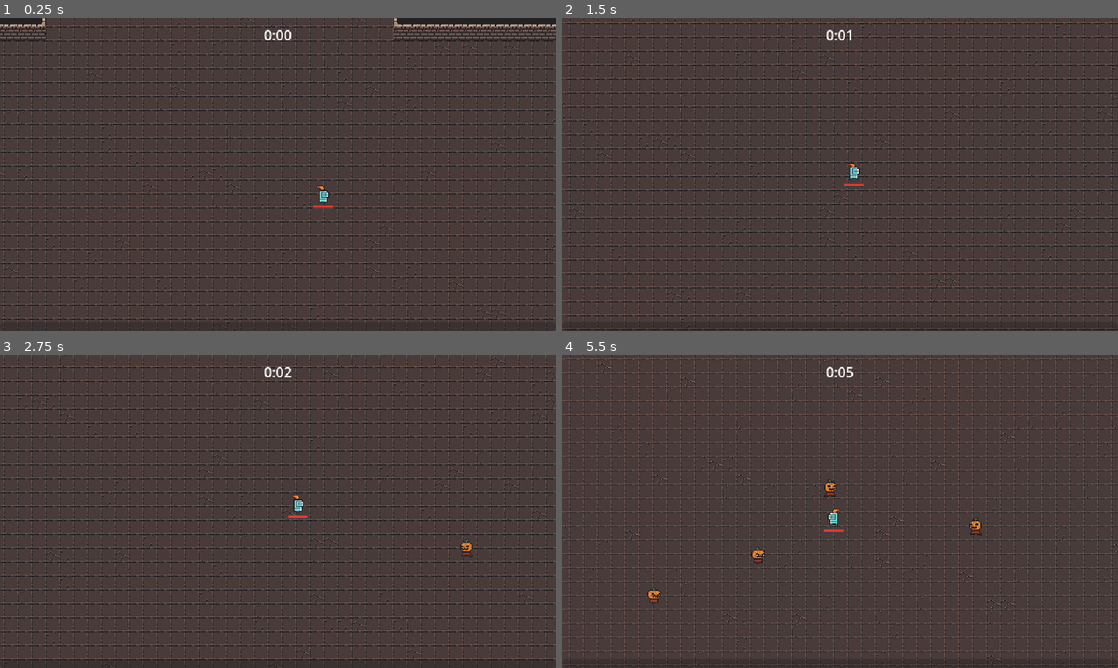
Above: before the commit, frames 1-4 (two rows, left to right).
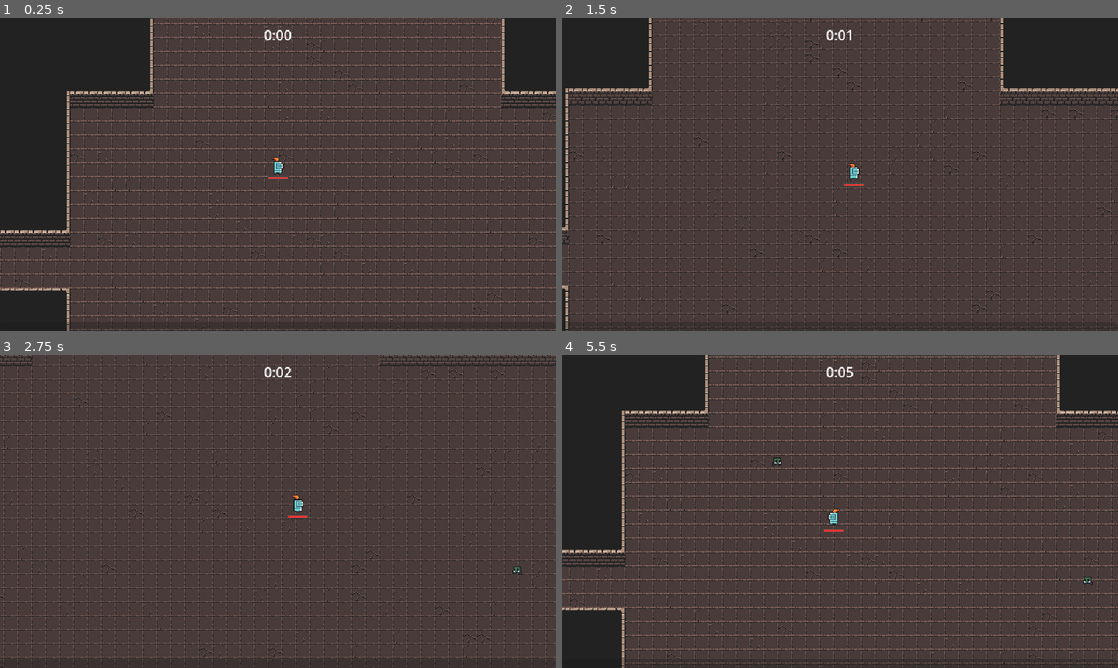
Above: after the commit, the same moments.

Repository: cqbMatroskin/2D-Top-Down
Game: Godot game, scene res://scene/level/level.tscn
Two runs of this game, one before a commit and one after it. Both use one fixed random seed, a clock stepped at 60 frames per second and the inputs below.
Inputs (mouse positions are in pixels of both pictures, inside the frame that each line leads up to):
- Up to frame 1 (0.25 s): no input
- Up to frame 2 (1.5 s): move the mouse to (962, 158) at 0.52 s; press the mouse at (962, 158) at 0.53 s; hold D (move_right) 0.53-1.28 s; move the mouse to (728, 190) at 1.27 s; release the mouse at (728, 190) at 1.28 s; hold S (move_down) from 1.28 s (still down); click (728, 190) at 1.35 s
- Up to frame 3 (2.75 s): move the mouse to (333, 442) at 2.02 s; release S (move_down) at 2.03 s; press the mouse at (333, 442) at 2.03 s; hold D (move_right) from 2.03 s (still down)
- Up to frame 4 (5.5 s): move the mouse to (812, 574) at 2.77 s; release D (move_right) at 2.78 s; release the mouse at (812, 574) at 2.78 s; hold W (move_up) 2.78-3.53 s; click (812, 574) at 2.85 s; move the mouse to (1006, 558) at 3.52 s; press the mouse at (1006, 558) at 3.53 s; hold A (move_left) 3.53-5.03 s; move the mouse to (673, 464) at 4.27 s; release the mouse at (673, 464) at 4.28 s; click (673, 464) at 4.35 s; move the mouse to (867, 511) at 5.02 s; press the mouse at (867, 511) at 5.03 s; hold S (move_down) from 5.03 s (still down)

The runs differ from the first frame. In frame 1, 44% of the frame differs, in the area x 0-100%, y 0-100%; in frame 2, 34%; in frame 3, 23%; in frame 4, 35%.

Commit message:
Добавлен новый моб Гоблин, движение вынесено в компонент

Diff:
--- a/scene/components/death_component.gd
+++ b/scene/components/death_component.gd
@@ -2,3 +2,4 @@
 class_name DeathComp
 
 @onready var gpu_particles_2d: GPUParticles2D = %GPUParticles2D
+@onready var sprite_offset: Node2D = $SpriteOffset
--- a/scene/components/death_component.tscn
+++ b/scene/components/death_component.tscn
@@ -7,7 +7,7 @@
 tracks/0/type = "value"
 tracks/0/imported = false
 tracks/0/enabled = true
-tracks/0/path = NodePath("Node2D/GPUParticles2D:emitting")
+tracks/0/path = NodePath("SpriteOffset/GPUParticles2D:emitting")
 tracks/0/interp = 1
 tracks/0/loop_wrap = true
 tracks/0/keys = {
@@ -23,7 +23,7 @@
 tracks/0/type = "value"
 tracks/0/imported = false
 tracks/0/enabled = true
-tracks/0/path = NodePath("Node2D/GPUParticles2D:emitting")
+tracks/0/path = NodePath("SpriteOffset/GPUParticles2D:emitting")
 tracks/0/interp = 1
 tracks/0/loop_wrap = true
 tracks/0/keys = {
@@ -78,10 +78,9 @@
 libraries/ = SubResource("AnimationLibrary_axulq")
 autoplay = &"death"
 
-[node name="Node2D" type="Node2D" parent="." unique_id=713549584]
-position = Vector2(0, -12)
+[node name="SpriteOffset" type="Node2D" parent="." unique_id=713549584]
 
-[node name="GPUParticles2D" type="GPUParticles2D" parent="Node2D" unique_id=499681967]
+[node name="GPUParticles2D" type="GPUParticles2D" parent="SpriteOffset" unique_id=499681967]
 unique_name_in_owner = true
 emitting = false
 amount = 1
--- /dev/null
+++ b/scene/components/movement_component.gd
@@ -0,0 +1,28 @@
+extends Node
+class_name MovementComponent
+
+## Максимальная скорость движения моба (юнитов в секунду)
+@export var max_speed: int = 50
+## Коэффициент ускорения.
+## Чем больше значение — тем быстрее моб достигает Max Speed
+@export var acceleration: float = 5
+
+var current_velocity = Vector2.ZERO
+
+func move_to_player(mob: CharacterBody2D) -> void:
+	var direction: Vector2 = get_direction()
+	var velocity: Vector2 = accelerate_to_direction(direction)
+	mob.velocity = velocity
+	mob.move_and_slide()
+
+func get_direction() -> Vector2:
+	var mob: Node = owner as Node2D
+	var player: Node = get_tree().get_first_node_in_group("player") as Node2D
+	if player == null:
+		return Vector2.ZERO
+	return (player.global_position - mob.global_position).normalized()
+
+func accelerate_to_direction(direction: Vector2) -> Vector2:
+	var final_velocity: Vector2 = max_speed * direction
+	current_velocity = current_velocity.lerp(final_velocity, 1 - exp(-acceleration * get_process_delta_time()))
+	return current_velocity
--- /dev/null
+++ b/scene/components/movement_component.tscn
@@ -0,0 +1,6 @@
+[gd_scene format=3 uid="uid://bbkkvlbvhic8m"]
+
+[ext_resource type="Script" uid="uid://susosnifbwqo" path="res://scene/components/movement_component.gd" id="1_hrsiw"]
+
+[node name="MovementComponent" type="Node" unique_id=135614152]
+script = ExtResource("1_hrsiw")
--- /dev/null
+++ b/scene/game_objects/goblin/goblin.tscn
@@ -0,0 +1,103 @@
+[gd_scene format=3 uid="uid://ncxajfiqtlox"]
+
+[ext_resource type="Script" uid="uid://cj8wsthyo53bt" path="res://scene/game_objects/pumpkin_dude/pumpkin_dude.gd" id="1_jr04c"]
+[ext_resource type="PackedScene" uid="uid://dsf5r8p2jwca4" path="res://scene/components/death_component.tscn" id="2_df7ma"]
+[ext_resource type="Texture2D" uid="uid://6dicnv6uqptd" path="res://scene/game_objects/goblin/art/goblin_idle_anim_f0.png" id="3_jr04c"]
+[ext_resource type="PackedScene" uid="uid://dgdjpfevf6i1" path="res://scene/components/health_component.tscn" id="4_se60v"]
+[ext_resource type="PackedScene" uid="uid://bldwq2kh4je15" path="res://scene/components/exp_bottle_drop_component.tscn" id="5_6onfi"]
+[ext_resource type="PackedScene" uid="uid://b6gtnnm6de5or" path="res://scene/components/hurt_box_component.tscn" id="6_6bvge"]
+[ext_resource type="PackedScene" uid="uid://bbkkvlbvhic8m" path="res://scene/components/movement_component.tscn" id="6_df7ma"]
+[ext_resource type="Texture2D" uid="uid://cbuw42v7itn76" path="res://scene/game_objects/goblin/art/goblin_idle_anim_f1.png" id="7_df7ma"]
+[ext_resource type="Texture2D" uid="uid://btv1xf25m2wlv" path="res://scene/game_objects/goblin/art/goblin_idle_anim_f2.png" id="8_ra7gy"]
+[ext_resource type="Texture2D" uid="uid://dadtay86ruf8l" path="res://scene/game_objects/goblin/art/goblin_idle_anim_f3.png" id="9_se60v"]
+[ext_resource type="Texture2D" uid="uid://b3mcxu0qyly5g" path="res://scene/game_objects/goblin/art/goblin_run_anim_f0.png" id="10_6onfi"]
+[ext_resource type="Texture2D" uid="uid://ckw0jiryaloh5" path="res://scene/game_objects/goblin/art/goblin_run_anim_f1.png" id="11_6bvge"]
+[ext_resource type="Texture2D" uid="uid://wba2qs6u0ky3" path="res://scene/game_objects/goblin/art/goblin_run_anim_f2.png" id="12_wvx37"]
+[ext_resource type="Texture2D" uid="uid://qcd50qofwfyu" path="res://scene/game_objects/goblin/art/goblin_run_anim_f3.png" id="13_cu0c4"]
+
+[sub_resource type="CircleShape2D" id="CircleShape2D_5bs6e"]
+radius = 13.0
+
+[sub_resource type="SpriteFrames" id="SpriteFrames_pfntg"]
+animations = [{
+"frames": [{
+"duration": 1.0,
+"texture": ExtResource("3_jr04c")
+}, {
+"duration": 1.0,
+"texture": ExtResource("7_df7ma")
+}, {
+"duration": 1.0,
+"texture": ExtResource("8_ra7gy")
+}, {
+"duration": 1.0,
+"texture": ExtResource("9_se60v")
+}],
+"loop": true,
+"name": &"idle",
+"speed": 7.0
+}, {
+"frames": [{
+"duration": 1.0,
+"texture": ExtResource("10_6onfi")
+}, {
+"duration": 1.0,
+"texture": ExtResource("11_6bvge")
+}, {
+"duration": 1.0,
+"texture": ExtResource("12_wvx37")
+}, {
+"duration": 1.0,
+"texture": ExtResource("13_cu0c4")
+}],
+"loop": true,
+"name": &"run",
+"speed": 10.0
+}]
+
+[sub_resource type="CircleShape2D" id="CircleShape2D_ta4dj"]
+radius = 8.0
+
+[sub_resource type="CircleShape2D" id="CircleShape2D_jr04c"]
+radius = 6.0
+
+[node name="Goblin" type="CharacterBody2D" unique_id=2139793373 groups=["enemy"]]
+collision_layer = 4
+collision_mask = 5
+script = ExtResource("1_jr04c")
+death_scene = ExtResource("2_df7ma")
+death_sprite = ExtResource("3_jr04c")
+
+[node name="HealthComponent" parent="." unique_id=1005102060 instance=ExtResource("4_se60v")]
+max_health = 5
+
+[node name="ExpBottleDropComponent" parent="." unique_id=665201410 node_paths=PackedStringArray("health_component") instance=ExtResource("5_6onfi")]
+health_component = NodePath("../HealthComponent")
+
+[node name="MovementComponent" parent="." unique_id=135614152 instance=ExtResource("6_df7ma")]
+
+[node name="HurtBoxComponent" parent="." unique_id=202865895 node_paths=PackedStringArray("health_component") instance=ExtResource("6_6bvge")]
+position = Vector2(0, -1)
+health_component = NodePath("../HealthComponent")
+
+[node name="CollisionShape2D" type="CollisionShape2D" parent="HurtBoxComponent" unique_id=1823393692]
+position = Vector2(0, -12)
+shape = SubResource("CircleShape2D_5bs6e")
+
+[node name="AnimatedSprite2D" type="AnimatedSprite2D" parent="." unique_id=468608925]
+sprite_frames = SubResource("SpriteFrames_pfntg")
+animation = &"idle"
+autoplay = "idle"
+offset = Vector2(0, -8)
+
+[node name="CollisionShape2D" type="CollisionShape2D" parent="." unique_id=604906771]
+position = Vector2(0, -8)
+shape = SubResource("CircleShape2D_ta4dj")
+
+[node name="EnemyHitBox" type="Area2D" parent="." unique_id=71506589]
+collision_layer = 16
+collision_mask = 0
+
+[node name="CollisionShape2D" type="CollisionShape2D" parent="EnemyHitBox" unique_id=1534137211]
+position = Vector2(0, -5)
+shape = SubResource("CircleShape2D_jr04c")
--- a/scene/game_objects/pumpkin_dude/pumpkin_dude.gd
+++ b/scene/game_objects/pumpkin_dude/pumpkin_dude.gd
@@ -3,6 +3,7 @@
 const MAX_SPEED = 80
 @onready var health_component: HealthComponent = $HealthComponent
 @onready var animated_sprite_2d: AnimatedSprite2D = $AnimatedSprite2D
+@onready var movement_component: MovementComponent = $MovementComponent
 
 @export var death_scene: PackedScene
 @export var death_sprite: CompressedTexture2D
@@ -12,9 +13,8 @@
 
 # Called every frame. 'delta' is the elapsed time since the previous frame.
 func _process(delta: float) -> void:
-	var direction: Vector2 = get_direction_to_player()
-	velocity = MAX_SPEED * direction
-	move_and_slide()
+	var direction: Vector2 = movement_component.get_direction()
+	movement_component.move_to_player(self)
 
 	if direction.x !=  0 || direction.y != 0:
 		animated_sprite_2d.play("run")
@@ -25,16 +25,12 @@
 	if face_sign != 0:
 		animated_sprite_2d.scale.x = face_sign
 
-func get_direction_to_player() -> Vector2:
-	var player: Node = get_tree().get_first_node_in_group("player") as Node2D
-	if player == null:
-		return Vector2.ZERO
-	return (player.global_position - self.global_position).normalized()
 
 func on_died() -> void:
 	var back_layer: Node = get_tree().get_first_node_in_group("back_layer")
 	var death_instance = death_scene.instantiate() as DeathComp
 	back_layer.add_child(death_instance)
 	death_instance.gpu_particles_2d.texture = death_sprite
+	death_instance.sprite_offset.position.y = animated_sprite_2d.offset.y
 	death_instance.global_position = global_position
 	queue_free()
--- a/scene/game_objects/pumpkin_dude/pumpkin_dude.tscn
+++ b/scene/game_objects/pumpkin_dude/pumpkin_dude.tscn
@@ -10,6 +10,7 @@
 [ext_resource type="Texture2D" uid="uid://lxt4p8rpkbsp" path="res://scene/game_objects/pumpkin_dude/Art/pumpkin_dude_idle_anim_f3.png" id="4_ff4i2"]
 [ext_resource type="PackedScene" uid="uid://b6gtnnm6de5or" path="res://scene/components/hurt_box_component.tscn" id="4_jmnkd"]
 [ext_resource type="Texture2D" uid="uid://c4kvka8resvn5" path="res://scene/game_objects/pumpkin_dude/Art/pumpkin_dude_run_anim_f0.png" id="5_wefsl"]
+[ext_resource type="PackedScene" uid="uid://bbkkvlbvhic8m" path="res://scene/components/movement_component.tscn" id="6_8mgqj"]
 [ext_resource type="Texture2D" uid="uid://r3bejeqh27x7" path="res://scene/game_objects/pumpkin_dude/Art/pumpkin_dude_run_anim_f1.png" id="6_ivd43"]
 [ext_resource type="Texture2D" uid="uid://cds7u75synple" path="res://scene/game_objects/pumpkin_dude/Art/pumpkin_dude_run_anim_f2.png" id="7_kqigh"]
 [ext_resource type="Texture2D" uid="uid://c2cjr0phvvpiy" path="res://scene/game_objects/pumpkin_dude/Art/pumpkin_dude_run_anim_f3.png" id="8_ua6y8"]
@@ -74,6 +75,8 @@
 [node name="ExpBottleDropComponent" parent="." unique_id=665201410 node_paths=PackedStringArray("health_component") instance=ExtResource("3_tfhlc")]
 health_component = NodePath("../HealthComponent")
 
+[node name="MovementComponent" parent="." unique_id=135614152 instance=ExtResource("6_8mgqj")]
+
 [node name="HurtBoxComponent" parent="." unique_id=202865895 node_paths=PackedStringArray("health_component") instance=ExtResource("4_jmnkd")]
 health_component = NodePath("../HealthComponent")
 
@@ -88,6 +91,7 @@
 autoplay = "idle"
 
 [node name="CollisionShape2D" type="CollisionShape2D" parent="." unique_id=604906771]
+visible = false
 position = Vector2(0, -9)
 shape = SubResource("CircleShape2D_3v3ac")
 
--- a/scene/level/level.tscn
+++ b/scene/level/level.tscn
@@ -10,6 +10,7 @@
 [ext_resource type="PackedScene" uid="uid://bcunspejdbv4o" path="res://scene/manager/spawner/enemy_spawner.tscn" id="3_plauu"]
 [ext_resource type="PackedScene" uid="uid://dp2b8a1lp64fe" path="res://scene/manager/upgrade_manager.tscn" id="4_xfrsa"]
 [ext_resource type="PackedScene" uid="uid://66wn1xmlpt1k" path="res://scene/ui/exp_bar.tscn" id="5_n6afj"]
+[ext_resource type="PackedScene" uid="uid://ncxajfiqtlox" path="res://scene/game_objects/goblin/goblin.tscn" id="9_bgstj"]
 [ext_resource type="Script" uid="uid://ci44ocyi37sfp" path="res://scene/level/camera_2d.gd" id="9_yrl12"]
 
 [node name="Level" type="Node" unique_id=1367463640 groups=["level"]]
@@ -32,6 +33,7 @@
 
 [node name="EnemySpawner" parent="." unique_id=700179335 node_paths=PackedStringArray("arena_time_manager") instance=ExtResource("3_plauu")]
 arena_time_manager = NodePath("../ArenaTimeManager")
+pumpkin_dude_scene = ExtResource("9_bgstj")
 
 [node name="FloorBack" type="TileMapLayer" parent="." unique_id=1906825794]
 use_parent_material = true
@@ -50,7 +52,6 @@
 
 [node name="Player" parent="BackLayer" unique_id=767070714 instance=ExtResource("2_aiioc")]
 unique_name_in_owner = true
-position = Vector2(176, 110)
 
 [node name="FrontLayer" type="Node2D" parent="." unique_id=1321167093 groups=["front_layer"]]
 
Not shown, added: scene/components/movement_component.gd.uid
Binary file added: scene/game_objects/goblin/art/goblin_idle_anim_f0.png
Not shown, added: scene/game_objects/goblin/art/goblin_idle_anim_f0.png.import
Binary file added: scene/game_objects/goblin/art/goblin_idle_anim_f1.png
Not shown, added: scene/game_objects/goblin/art/goblin_idle_anim_f1.png.import
Binary file added: scene/game_objects/goblin/art/goblin_idle_anim_f2.png
Not shown, added: scene/game_objects/goblin/art/goblin_idle_anim_f2.png.import
Binary file added: scene/game_objects/goblin/art/goblin_idle_anim_f3.png
Not shown, added: scene/game_objects/goblin/art/goblin_idle_anim_f3.png.import
Binary file added: scene/game_objects/goblin/art/goblin_run_anim_f0.png
Not shown, added: scene/game_objects/goblin/art/goblin_run_anim_f0.png.import
Binary file added: scene/game_objects/goblin/art/goblin_run_anim_f1.png
(and 5 more such lines)
